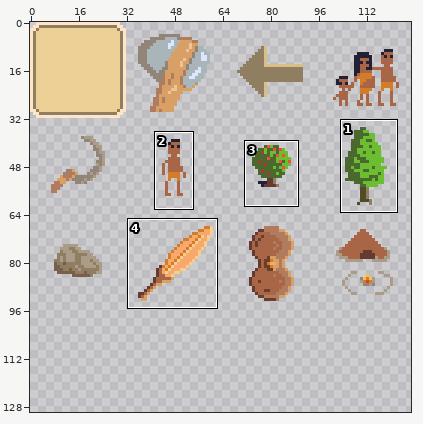
Sprite sheet -- Assets/Sprites/Buttons/Unit Buttons.png. Above: a wide view before the commit, with the close-up outlined.
Close-up. Earlier state:
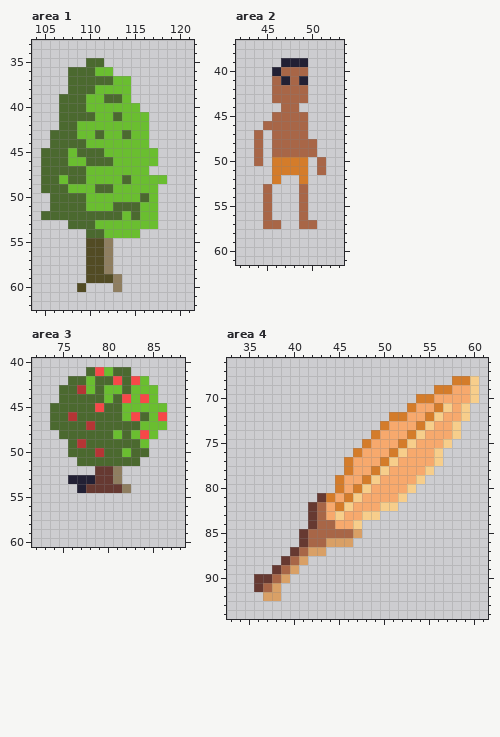
The file is 128x160 pixels. Shown: area 1: x 104..121, y 33..62; area 2: x 42..53, y 37..61; area 3: x 72..88, y 40..60; area 4: x 33..61, y 66..94. The wide view leaves out empty margins. The commit also changed other parts of the picture, which this record leaves out.
The result:
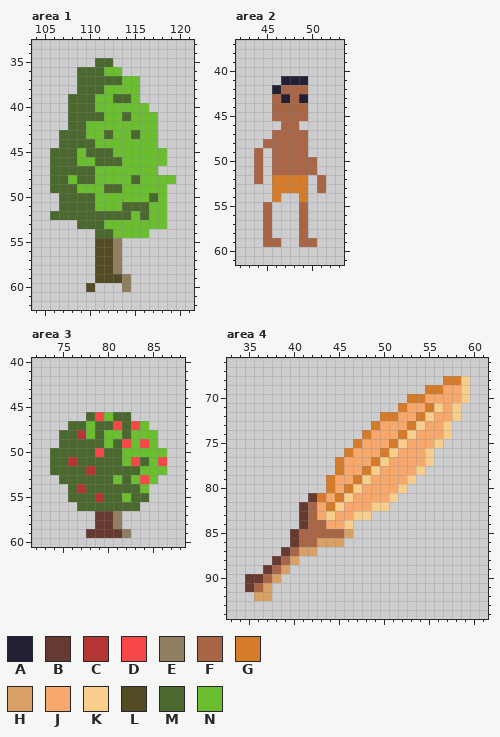
Palette (. is transparent): A #222034  B #663931  C #b53535  D #f74848  E #8f7e60  F #a86647  G #d47c2a  H #d9a066  J #f7a96d  K #f7ce8b  L #524b24  M #4b692f  N #6abe30
Difference:
--- area 1
@@ x 104..121 @@
 34 ..................
-35 ......MM..........
-36 ....MMMNN.........
-37 ....MMMMMNN.......
-38 ....MMMNNNN.......
-39 ...MMMNNMMN.......
-40 ...MMMNNNNNN......
-41 ...MMMMNNMNNN.....
-42 ...MMNNNNNNNN.....
-43 ..MMMNNMNNMNN.....
-44 ..MMMMNNNNNNN.....
-45 .MMMNMMMNNNNNN....
-46 .MMMNNMMMNNNNN....
-47 .MMMMMNNNNNNN.....
-48 .MMNMMNNNNMNNNN...
-49 .MMMNNNMMNNNNN....
-50 ..MMMMNNNNNNMN....
-51 ..MMMMNNNMMMNN....
-52 .MMMMMMMMMNMNN....
-53 ....MMMNNNNNNN....
-54 ......MMNNNN......
-55 ......LLE.........
-56 ......LLE.........
-57 ......LLE.........
-58 ......LLE.........
-59 ......LLLE........
-60 .....L...E........
+35 .......MM.........
+36 .....MMMNN........
+37 .....MMMMMNN......
+38 .....MMMNNNN......
+39 ....MMMNNMMN......
+40 ....MMMNNNNNN.....
+41 ....MMMMNNMNNN....
+42 ....MMNNNNNNNN....
+43 ...MMMNNMNNMNN....
+44 ...MMMMNNNNNNN....
+45 ..MMMNMMMNNNNNN...
+46 ..MMMNNMMMNNNNN...
+47 ..MMMMMNNNNNNN....
+48 ..MMNMMNNNNMNNNN..
+49 ..MMMNNNMMNNNNN...
+50 ...MMMMNNNNNNMN...
+51 ...MMMMNNNMMMNN...
+52 ..MMMMMMMMMNMNN...
+53 .....MMMNNNNNNN...
+54 .......MMNNNN.....
+55 .......LLE........
+56 .......LLE........
+57 .......LLE........
+58 .......LLE........
+59 .......LLLE.......
+60 ......L...E.......
 61 ..................
--- area 2
@@ x 42..53 @@
 38 ............
-39 .....AAA....
-40 ....AFFF....
-41 ....FAFA....
-42 ....FFFF....
-43 ....FFFF....
-44 .....FF.....
+39 ............
+40 ............
+41 .....AAA....
+42 ....AFFF....
+43 ....FAFA....
+44 ....FFFF....
 45 ....FFFF....
-46 ...FFFFF....
-47 ..F.FFFF....
-48 ..F.FFFFF...
-49 ..F.FFFFF...
-50 ..F.GGGG.F..
-51 ....GGGG.F..
-52 ....G..G....
-53 ...F...F....
-54 ...F...F....
+46 .....FF.....
+47 ....FFFF....
+48 ...FFFFF....
+49 ..F.FFFF....
+50 ..F.FFFFF...
+51 ..F.FFFFF...
+52 ..F.GGGG.F..
+53 ....GGGG.F..
+54 ....G..G....
 55 ...F...F....
 56 ...F...F....
-57 ...FF..FF...
-58 ............
-59 ............
+57 ...F...F....
+58 ...F...F....
+59 ...FF..FF...
 60 ............
--- area 3
@@ x 72..88 @@
 40 .................
-41 ......MDNMM......
-42 ....MMNMMDMDN....
-43 ...MMCNMNNMNNN...
-44 ...MMMMMNMDNDN...
-45 ..MMMMMDMMNNNNN..
-46 ..MMCMMMMMNDMND..
-47 ..MMMMCMMMMMNNN..
-48 ...MMMMMMNMNDN...
-49 ....MCMMMMMMN....
-50 ....MMMCMMNMM....
-51 .....MMMMMMM.....
-52 .......BBE.......
-53 ....AAABBE.......
-54 .....ABBBBE......
-55 .................
-56 .................
-57 .................
-58 .................
-59 .................
+41 .................
+42 .................
+43 .................
+44 .................
+45 .................
+46 ......MDNMM......
+47 ....MMNMMDMDN....
+48 ...MMCNMNNMNNN...
+49 ...MMMMMNMDNDN...
+50 ..MMMMMDMMNNNNN..
+51 ..MMCMMMMMNDMND..
+52 ..MMMMCMMMMMNNN..
+53 ...MMMMMMNMNDN...
+54 ....MCMMMMMMN....
+55 ....MMMCMMNMM....
+56 .....MMMMMMM.....
+57 .......BBE.......
+58 .......BBE.......
+59 ......BBBBE......
 60 .................
--- area 4
@@ x 33..61 @@
 67 .............................
-68 .........................GGK.
-69 .......................GGJJK.
-70 .....................GGJJJJK.
-71 ....................GJJGKJK..
-72 ..................GGJJGKJJK..
-73 .................GJJJGKJJK...
-74 ................GJJJGKJJJK...
-75 ...............GJJJGKJJJK....
-76 ..............GJJJGKJJJK.....
-77 .............GJJJGKJJJJK.....
-78 .............GJJGKJJJJK......
-79 ............GJJGKJJJJK.......
-80 ............GJGKJJJJK........
-81 ..........BGJGKJJJJK.........
-82 .........BFJGKJJJKK..........
-83 .........BFJKJJKK............
-84 .........BFFJJK..............
-85 ........BFFFFFH..............
-86 ........BFFHHH...............
-87 .......BFHH..................
-88 ......BFH....................
-89 .....BFH.....................
-90 ...BBFH......................
-91 ...BFH.......................
-92 ....HH.......................
+68 ........................GGK..
+69 ......................GGJJK..
+70 ....................GGJJJJK..
+71 ...................GJJGKJK...
+72 .................GGJJGKJJK...
+73 ................GJJJGKJJK....
+74 ...............GJJJGKJJJK....
+75 ..............GJJJGKJJJK.....
+76 .............GJJJGKJJJK......
+77 ............GJJJGKJJJJK......
+78 ............GJJGKJJJJK.......
+79 ...........GJJGKJJJJK........
+80 ...........GJGKJJJJK.........
+81 .........BGJGKJJJJK..........
+82 ........BFJGKJJJKK...........
+83 ........BFJKJJKK.............
+84 ........BFFJJK...............
+85 .......BFFFFFH...............
+86 .......BFFHHH................
+87 ......BFHH...................
+88 .....BFH.....................
+89 ....BFH......................
+90 ..BBFH.......................
+91 ..BFH........................
+92 ...HH........................
 93 .............................
